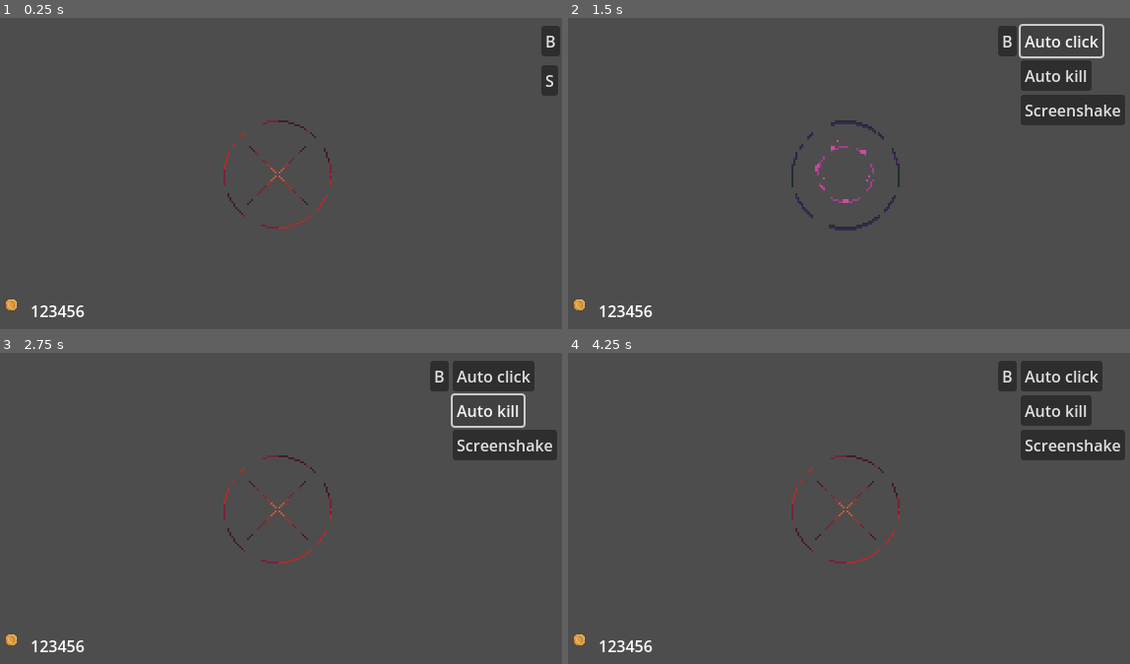
Above: before the commit, frames 1-4 (two rows, left to right).
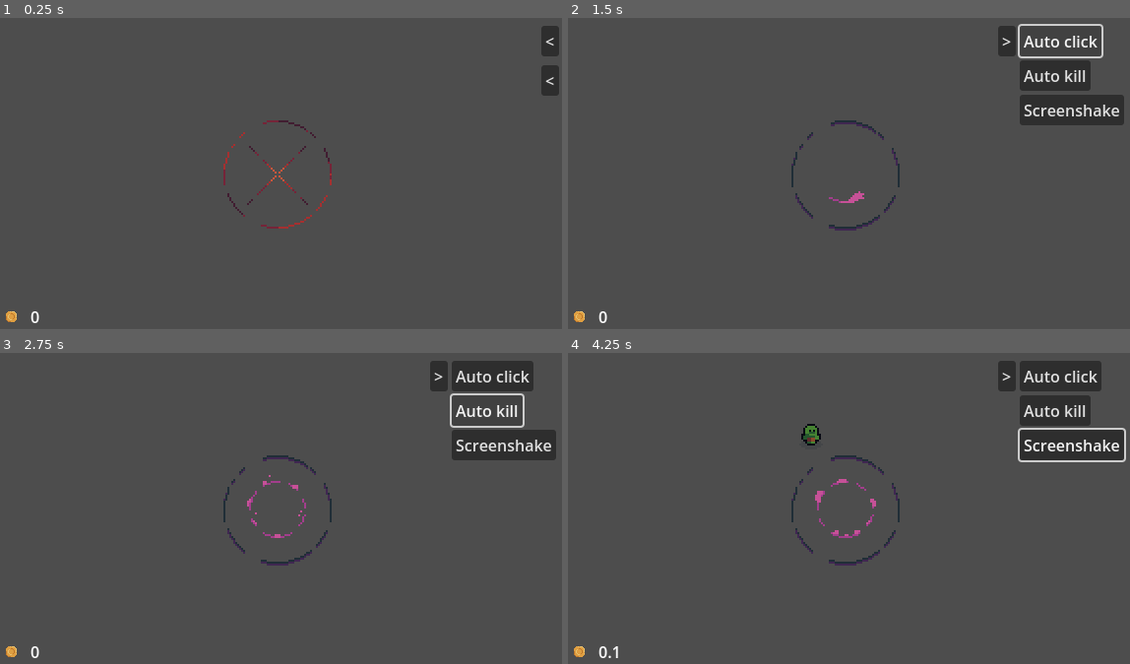
Above: after the commit, the same moments.

Repository: Jin9310/LudumDare55
Game: Godot game, scene res://NewGame/new_game.tscn
Two runs of this game, one before a commit and one after it. Both use one fixed random seed, a clock stepped at 60 frames per second and the inputs below.
Inputs (mouse positions are in pixels of both pictures, inside the frame that each line leads up to):
- Up to frame 1 (0.25 s): no input
- Up to frame 2 (1.5 s): click (1118, 39) at 0.5 s, where only the run before the commit has a clickable "B"; click "Auto click" at 1.25 s
- Up to frame 3 (2.75 s): click "Auto kill" at 2 s
- Up to frame 4 (4.25 s): click "Screenshake" at 2.75 s; click (579, 645) at 3.52 s

The runs differ from the first frame. In frame 1, 0.4% of the frame differs, in the area x 1-100%, y 3-99%; in frame 2, 1.5%; in frame 3, 2.0%; in frame 4, 2.5%.

Commit message:
ui changes

Diff:
--- a/HUD/hud.gd
+++ b/HUD/hud.gd
@@ -33,6 +33,11 @@
 	%BonusSpawn_txt.text = "Spawns per click: " + str(%BonusSpawn.value)
 	%BonusMoney_txt.text = "Money per kill: " + str(%BonusMoney.value)
 
+	#the following will be disabled but changes are visible on the UI
+	%screen_shake.button_pressed = gm.screen_shake
+	%auto_click.button_pressed = gm.auto_click
+	%auto_kill.button_pressed = gm.auto_kill_acolytes
+
 
 func _on_screen_shake_pressed():
 	gm.screen_shake = !gm.screen_shake
--- a/HUD/hud.tscn
+++ b/HUD/hud.tscn
@@ -35,16 +35,20 @@
 theme_override_constants/separation = 0
 
 [node name="screen_shake" type="CheckButton" parent="MarginContainer/VBoxContainer"]
+unique_name_in_owner = true
 layout_mode = 2
 theme_override_styles/focus = SubResource("StyleBoxEmpty_8rf5e")
+disabled = true
 text = "ScreenShake"
 
 [node name="auto_click" type="CheckButton" parent="MarginContainer/VBoxContainer"]
+unique_name_in_owner = true
 layout_mode = 2
 theme_override_styles/focus = SubResource("StyleBoxEmpty_gggxn")
 text = "Auto click"
 
 [node name="auto_kill" type="CheckButton" parent="MarginContainer/VBoxContainer"]
+unique_name_in_owner = true
 layout_mode = 2
 theme_override_styles/focus = SubResource("StyleBoxEmpty_4gbqn")
 text = "Auto kill"
--- a/UI/StaticUpgrades_ui.gd
+++ b/UI/StaticUpgrades_ui.gd
@@ -3,11 +3,20 @@
 # 431 open position
 # 543 closed position
 
-@export var static_upgrades_panel: bool = false
+@export var static_upgrades_panel: bool = false #checking if I clicked the btn that opens the options
 
 func _process(delta):
 	show_hide_panel()
 	hide_others()
+
+	if static_upgrades_panel == false:
+		%static_upgrades_btn.text = "<"
+	else:
+		%static_upgrades_btn.text = ">"
+
+	#var color = Color(250, 250, 0, 1)
+	#$%auto_click_btn.add_theme_color_override("bg_color", color)
+
 
 func show_hide_panel():
 	var tween: Tween = get_tree().create_tween()
@@ -20,9 +29,21 @@
 func _on_static_upgrades_btn_pressed():
 	static_upgrades_panel = !static_upgrades_panel
 
-func hide_others():
+func hide_others(): #check if other panels are selected or not, if yes, hide this one
 	var tween: Tween = get_tree().create_tween()
 	if SpawnUpgradesUi.static_upgrades_panel == true:
 		tween.tween_property(%MarginContainer, "position", Vector2(580,0), 0.5)
 	elif SpawnUpgradesUi.static_upgrades_panel == false:
 		tween.tween_property(%MarginContainer, "position", Vector2(543,0), 0.5)
+
+
+func _on_auto_click_btn_pressed():
+		GameManager.auto_click = true
+	#%auto_click_btn.theme_override_colors.icon_normal_color =
+
+func _on_auto_kill_btn_pressed():
+	GameManager.auto_kill_acolytes = true
+
+
+func _on_screenshake_btn_pressed():
+	GameManager.screen_shake = !GameManager.screen_shake
--- a/UI/StaticUpgrades_ui.tscn
+++ b/UI/StaticUpgrades_ui.tscn
@@ -27,7 +27,7 @@
 layout_mode = 2
 size_flags_horizontal = 0
 size_flags_vertical = 0
-text = "B"
+text = "<"
 
 [node name="MarginContainer" type="MarginContainer" parent="MarginContainer/HBoxContainer"]
 layout_mode = 2
@@ -41,6 +41,7 @@
 layout_mode = 2
 
 [node name="auto_click_btn" type="Button" parent="MarginContainer/HBoxContainer/MarginContainer/HBoxContainer/VBoxContainer"]
+unique_name_in_owner = true
 layout_mode = 2
 size_flags_horizontal = 0
 size_flags_vertical = 0
@@ -76,3 +77,6 @@
 text = "screenshake info"
 
 [connection signal="pressed" from="MarginContainer/HBoxContainer/static_upgrades_btn" to="." method="_on_static_upgrades_btn_pressed"]
+[connection signal="pressed" from="MarginContainer/HBoxContainer/MarginContainer/HBoxContainer/VBoxContainer/auto_click_btn" to="." method="_on_auto_click_btn_pressed"]
+[connection signal="pressed" from="MarginContainer/HBoxContainer/MarginContainer/HBoxContainer/VBoxContainer/auto_kill_btn" to="." method="_on_auto_kill_btn_pressed"]
+[connection signal="pressed" from="MarginContainer/HBoxContainer/MarginContainer/HBoxContainer/VBoxContainer/screenshake_btn" to="." method="_on_screenshake_btn_pressed"]
--- /dev/null
+++ b/UI/lower_bar.gd
@@ -0,0 +1,5 @@
+extends CanvasLayer
+
+
+func _process(delta):
+	%Usable_mone_lbl.text = str(GameManager.usable_money)
--- a/UI/lower_bar.tscn
+++ b/UI/lower_bar.tscn
@@ -1,12 +1,14 @@
-[gd_scene load_steps=2 format=3 uid="uid://bbnw8qa8ugp6g"]
+[gd_scene load_steps=3 format=3 uid="uid://bbnw8qa8ugp6g"]
 
 [ext_resource type="Texture2D" uid="uid://vfpt1m1typvx" path="res://Art/coin/coin.png" id="1_hfrvc"]
+[ext_resource type="Script" path="res://UI/lower_bar.gd" id="1_qhl0l"]
 
 [node name="LowerBar" type="CanvasLayer"]
+script = ExtResource("1_qhl0l")
 
 [node name="LowerMargin" type="MarginContainer" parent="."]
 anchors_preset = -1
-anchor_top = 0.864198
+anchor_top = 0.901235
 anchor_right = 1.0
 anchor_bottom = 1.0
 grow_horizontal = 2
@@ -16,10 +18,12 @@
 [node name="HBoxContainer" type="HBoxContainer" parent="LowerMargin"]
 layout_mode = 2
 
-[node name="Coin_image_btn" type="TextureButton" parent="LowerMargin/HBoxContainer"]
+[node name="TextureRect" type="TextureRect" parent="LowerMargin/HBoxContainer"]
 layout_mode = 2
-texture_normal = ExtResource("1_hfrvc")
+texture = ExtResource("1_hfrvc")
+stretch_mode = 2
 
 [node name="Usable_mone_lbl" type="Label" parent="LowerMargin/HBoxContainer"]
+unique_name_in_owner = true
 layout_mode = 2
 text = "123456"
--- a/UI/spawn_upgrades_ui.gd
+++ b/UI/spawn_upgrades_ui.gd
@@ -4,11 +4,16 @@
 # 543 closed position
 # 580 hidden position
 
-@export var static_upgrades_panel: bool = false
+@export var static_upgrades_panel: bool = false #checking if I clicked the btn that opens the options
 
 func _process(delta):
 	show_hide_panel()
 	hide_others()
+
+	if static_upgrades_panel == false:
+		%static_upgrades_btn.text = "<"
+	else:
+		%static_upgrades_btn.text = ">"
 
 func show_hide_panel():
 	var tween: Tween = get_tree().create_tween()
@@ -21,7 +26,7 @@
 func _on_static_upgrades_btn_pressed():
 	static_upgrades_panel = !static_upgrades_panel
 
-func hide_others():
+func hide_others(): #check if other panels are selected or not, if yes, hide this one
 	var tween: Tween = get_tree().create_tween()
 	if StaticUpgradesUi.static_upgrades_panel == true:
 		tween.tween_property(%SpawnMargin, "position", Vector2(580,40), 0.5)
